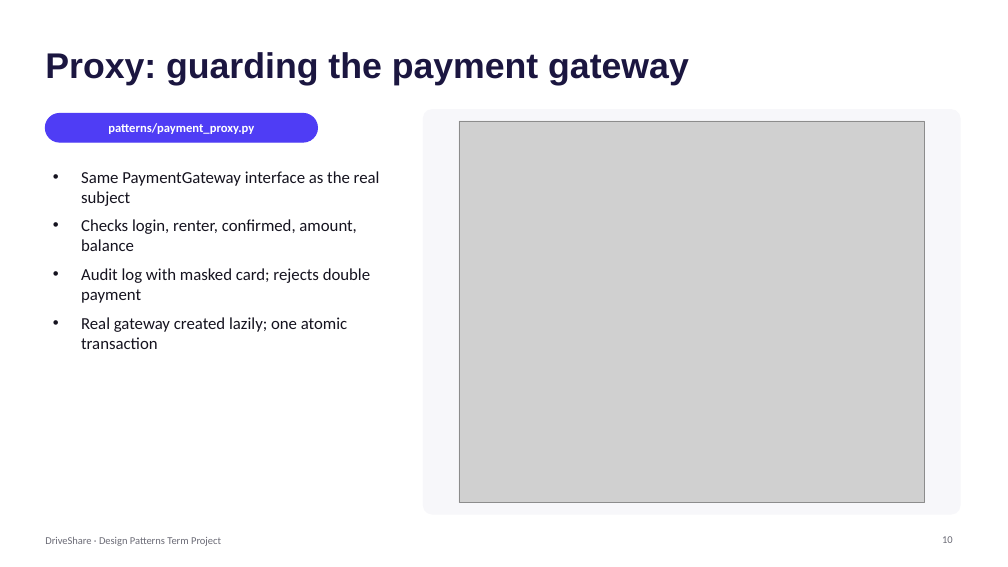
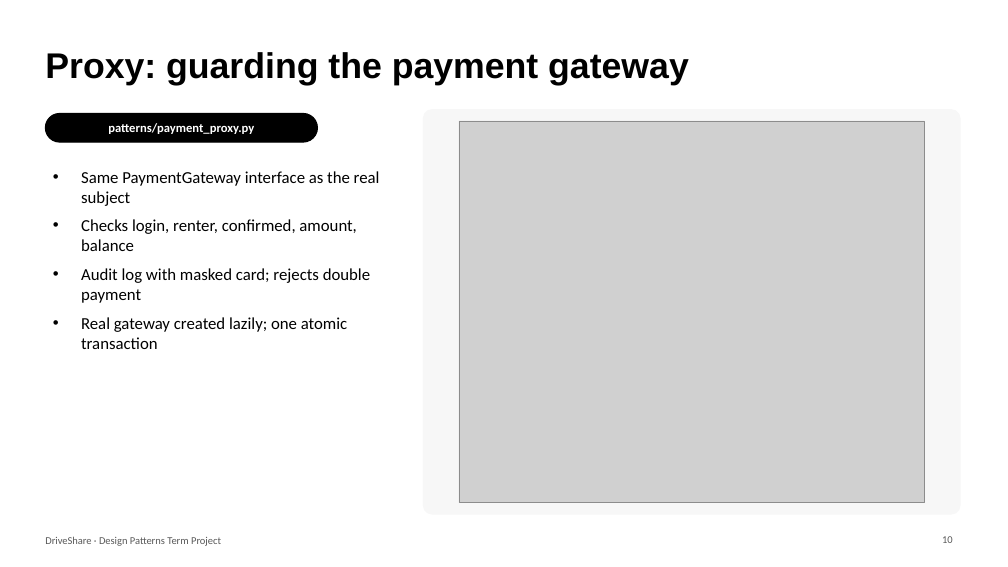
Before and after one commit to dheyaa-create/Term-Project-Cis-476-001, a slide deck: slide 10 of docs/DriveShare_Presentation.pptx. Drawn at 1008x567 pixels with LibreOffice and Linux fonts; fonts in the diff are those of the drawing; grey boxes stand for pictures. Boxes give left, top, right and bottom in pixels: in the first picture for what was removed or moved away, otherwise in the second. Text is boxed around its words. In the diff, an @@ line names an element or a change of style, - is before the commit and + after.

```diff
--- a/docs/DriveShare_Presentation.pptx
+++ b/docs/DriveShare_Presentation.pptx
@@ title "Proxy: guarding the payment gateway" at (45,52,689,85): text colour #1B1640 to #000000 @@
@@ rounded rectangle at (45,113,318,142): fill #4F3DF5 to #000000; outline #4F3DF5 1 pt to #000000 1 pt @@
@@ text "Same PaymentGateway interface as the ..." at (81,171,380,349): text colour #15131F to #000000 @@
@@ text "DriveShare · Design Patterns Term ..." at (45,536,221,546): text colour #6B6B76 to #595959 @@
@@ page number at (942,536,953,543): text colour #6B6B76 to #595959 @@
```
Also in this commit, not shown: 16 other slides changed, 1 other file.
